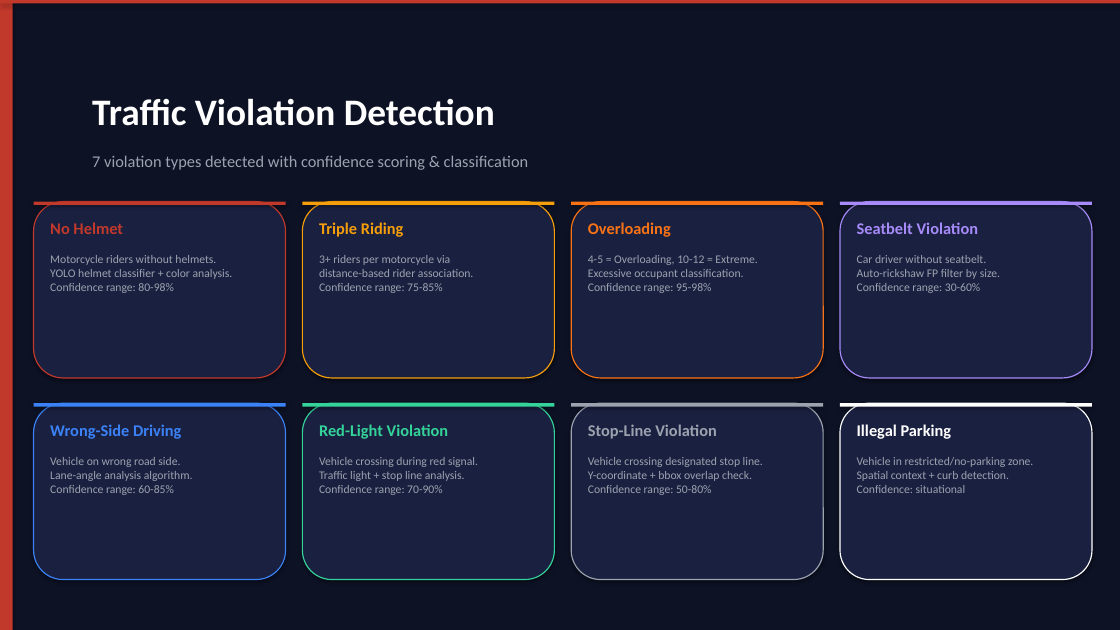
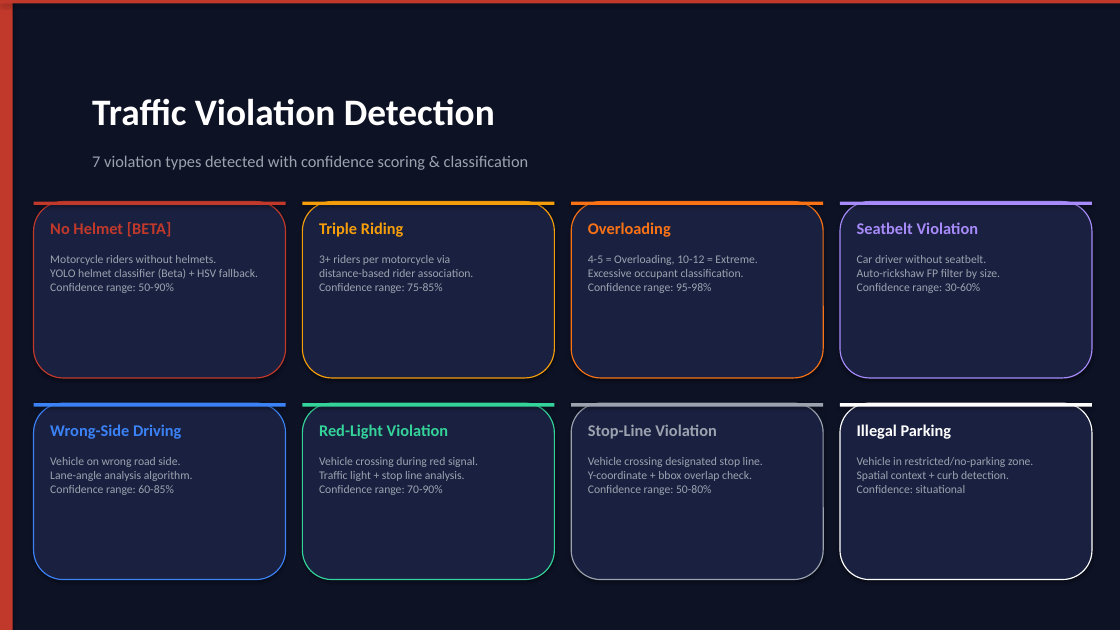
Before and after one commit to vamsi061/trinetra-traffic-ai, a slide deck: slide 6 of TRINETRA_AI_Presentation.pptx. Drawn at 1120x630 pixels with LibreOffice and Linux fonts; fonts in the diff are those of the drawing. Boxes give left, top, right and bottom in pixels: in the first picture for what was removed or moved away, otherwise in the second. Text is boxed around its words. In the diff, an @@ line names an element or a change of style, - is before the commit and + after.

Commit message:
Mark helmet detection as Beta in backend, UI, and PPT

```diff
--- a/TRINETRA_AI_Presentation.pptx
+++ b/TRINETRA_AI_Presentation.pptx
@@ text at bbox=[50, 222, 171, 237]: text changed @@
-No Helmet
+No Helmet [BETA]
@@ text at bbox=[50, 255, 258, 293]: text changed @@
-Motorcycle riders without helmets.
-YOLO helmet classifier + color analysis.
-Confidence range: 80-98%
+Motorcycle riders without helmets.
+YOLO helmet classifier (Beta) + HSV fallback.
+Confidence range: 50-90%
```
Also in this commit, not shown: 2 other slides changed, 4 other files.
